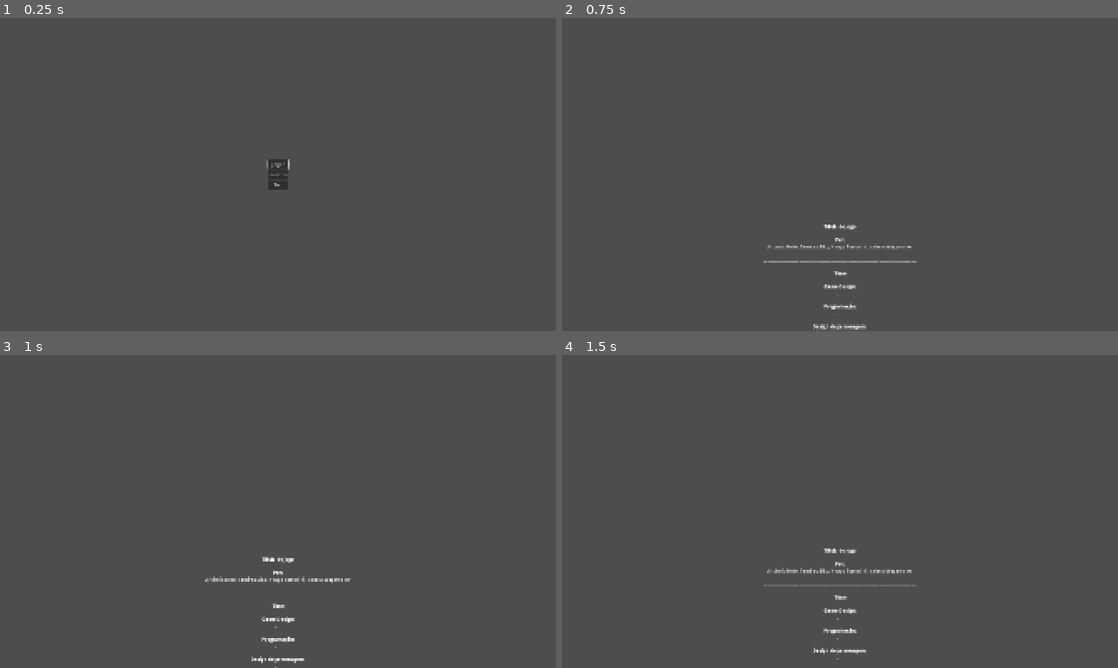
Above: before the commit, frames 1-4 (two rows, left to right).
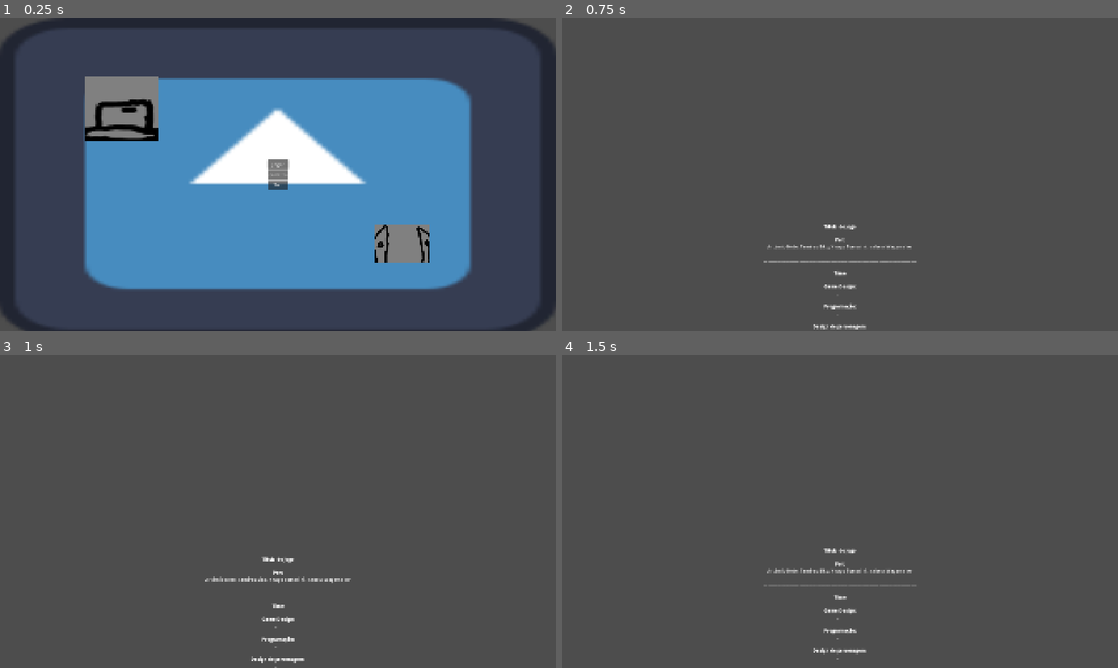
Above: after the commit, the same moments.

Repository: YhagoTomasini/Exlabers_Felpojam_026
Game: Godot game, scene res://Cenas/tela_inicial.tscn
Same seed, same stepped clock (60 frames per second), same inputs: the game is played once before the commit and once after it. This scene is started directly instead of the project's main scene. The engine's default icon, where the game draws it, is replaced by a stand-in: a white triangle on a blue panel in a dark square.
Inputs (mouse positions are in pixels of both pictures, inside the frame that each line leads up to):
- Up to frame 1 (0.25 s): no input
- Up to frame 2 (0.75 s): click "creditos" at 0.5 s
- Up to frame 3 (1 s): no input
- Up to frame 4 (1.5 s): move the mouse to (962, 495) at 1.27 s; hold E (UI_move_right) from 1.28 s (still down); click (962, 495) at 1.35 s

The runs differ from the first frame. In frame 1, 57% of the frame differs, in the area x 0-100%, y 0-100%; in frame 2, nothing differs; in frame 3, nothing differs; in frame 4, nothing differs.

Commit message:
menu com parallax

Diff:
--- a/felpojams-dos-exlabers/Cenas/tela_inicial.tscn
+++ b/felpojams-dos-exlabers/Cenas/tela_inicial.tscn
@@ -1,6 +1,9 @@
-[gd_scene load_steps=2 format=3 uid="uid://dohiuhxtebot1"]
+[gd_scene load_steps=5 format=3 uid="uid://dohiuhxtebot1"]
 
 [ext_resource type="Script" uid="uid://di50xjfemrgg0" path="res://Codigos/tela_inicial.gd" id="1_b1rrf"]
+[ext_resource type="Texture2D" uid="uid://c131j4cd1l0pp" path="res://icon.svg" id="2_00dnc"]
+[ext_resource type="Texture2D" uid="uid://d2m5fimh03jw2" path="res://Imagens/botao_teste.png" id="3_x33ye"]
+[ext_resource type="Texture2D" uid="uid://bft7sfgdh1adl" path="res://Imagens/porta_teste2.png" id="4_0nw1j"]
 
 [node name="Tela_Inicial" type="Control"]
 layout_mode = 3
@@ -11,32 +14,56 @@
 grow_vertical = 2
 script = ExtResource("1_b1rrf")
 
-[node name="VBoxContainer" type="VBoxContainer" parent="."]
-layout_mode = 1
+[node name="ParallaxBG" type="Parallax2D" parent="."]
+
+[node name="Sprite2D" type="Sprite2D" parent="ParallaxBG"]
+position = Vector2(959, 555)
+scale = Vector2(15.124998, 8.65625)
+texture = ExtResource("2_00dnc")
+
+[node name="Parallax2D" type="Parallax2D" parent="ParallaxBG"]
+scroll_scale = Vector2(0.1, 0.1)
+
+[node name="Sprite2D" type="Sprite2D" parent="ParallaxBG/Parallax2D"]
+position = Vector2(422, 314)
+scale = Vector2(3.9375, 3.5)
+texture = ExtResource("3_x33ye")
+
+[node name="Parallax2D2" type="Parallax2D" parent="ParallaxBG"]
+scroll_scale = Vector2(0.5, 0.5)
+
+[node name="Sprite2D" type="Sprite2D" parent="ParallaxBG/Parallax2D2"]
+position = Vector2(1389, 779)
+scale = Vector2(1.484375, 1.0468756)
+texture = ExtResource("4_0nw1j")
+
+[node name="CanvasLayer" type="CanvasLayer" parent="."]
+
+[node name="VBoxContainer" type="VBoxContainer" parent="CanvasLayer"]
 anchors_preset = 8
 anchor_left = 0.5
 anchor_top = 0.5
 anchor_right = 0.5
 anchor_bottom = 0.5
-offset_left = -24.0
-offset_top = -33.0
-offset_right = 24.0
-offset_bottom = 33.0
+offset_left = -35.5
+offset_top = -50.5
+offset_right = 35.5
+offset_bottom = 50.5
 grow_horizontal = 2
 grow_vertical = 2
 
-[node name="Button" type="Button" parent="VBoxContainer"]
+[node name="Button" type="Button" parent="CanvasLayer/VBoxContainer"]
 layout_mode = 2
 text = "Jogar"
 
-[node name="Button2" type="Button" parent="VBoxContainer"]
+[node name="Button2" type="Button" parent="CanvasLayer/VBoxContainer"]
 layout_mode = 2
 text = "creditos"
 
-[node name="Button3" type="Button" parent="VBoxContainer"]
+[node name="Button3" type="Button" parent="CanvasLayer/VBoxContainer"]
 layout_mode = 2
 text = "Sair"
 
-[connection signal="button_down" from="VBoxContainer/Button" to="." method="_on_button_button_down"]
-[connection signal="button_down" from="VBoxContainer/Button2" to="." method="_on_button_2_button_down"]
-[connection signal="button_down" from="VBoxContainer/Button3" to="." method="_on_button_3_button_down"]
+[connection signal="button_down" from="CanvasLayer/VBoxContainer/Button" to="." method="_on_button_button_down"]
+[connection signal="button_down" from="CanvasLayer/VBoxContainer/Button2" to="." method="_on_button_2_button_down"]
+[connection signal="button_down" from="CanvasLayer/VBoxContainer/Button3" to="." method="_on_button_3_button_down"]
--- a/felpojams-dos-exlabers/Codigos/tela_inicial.gd
+++ b/felpojams-dos-exlabers/Codigos/tela_inicial.gd
@@ -1,6 +1,19 @@
 extends Control
 
-@onready var jogarB : Button = $VBoxContainer/Button
+@onready var jogarB : Button = $CanvasLayer/VBoxContainer/Button
+@onready var parallax = $ParallaxBG
+
+var intensidade = 30.0
+var suavidade = 5.0
+var alvo = Vector2.ZERO
+
+func _process(delta):
+	var mouse_pos = get_viewport().get_mouse_position()
+	var screen_size = get_viewport_rect().size
+
+	var offset = (mouse_pos - screen_size / 2.0) / (screen_size / 2.0)
+	alvo = offset * intensidade
+	parallax.scroll_offset = parallax.scroll_offset.lerp(alvo, delta * suavidade)
 
 func _ready() -> void:
 	jogarB.grab_focus()
